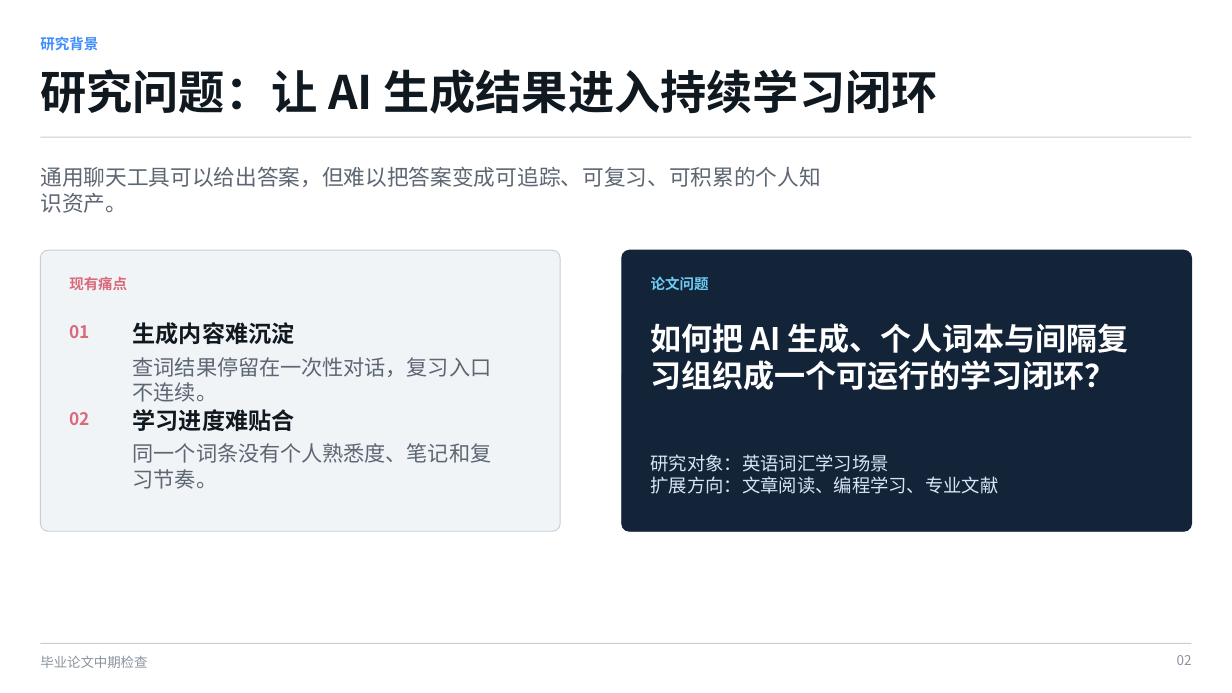
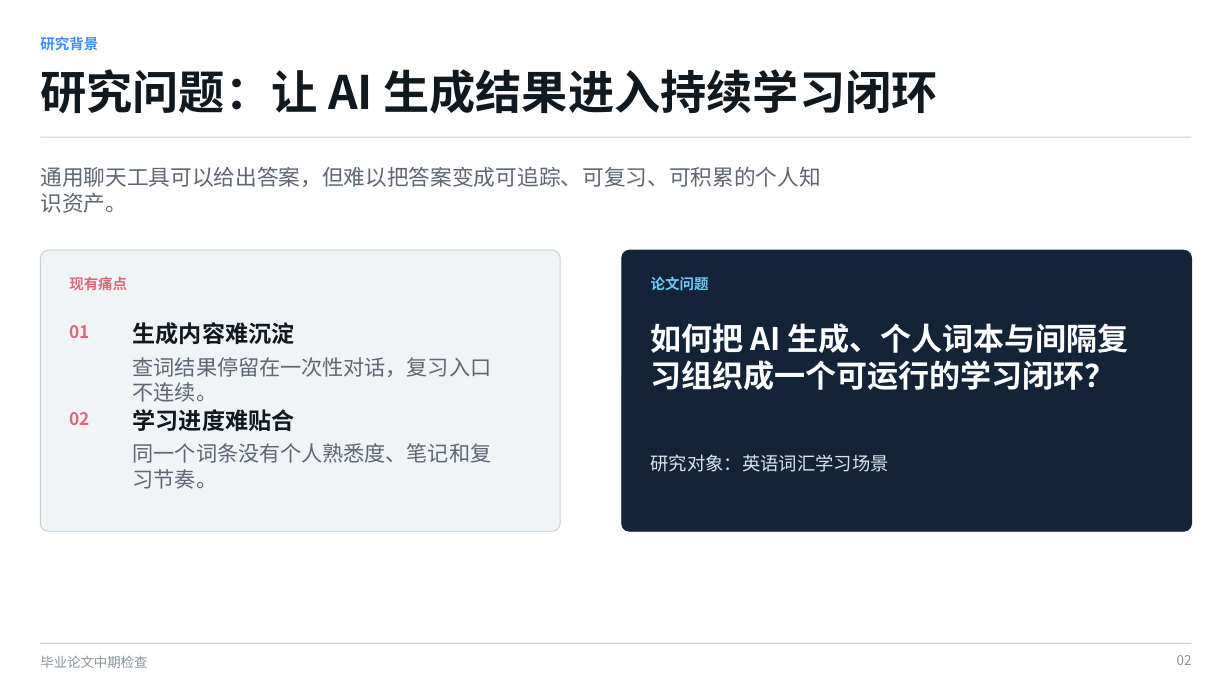
Before and after one commit to erghjmncq6643981/demo-2026, a slide deck: slide 2 of chandler26-jdk17-learning-assistant/毕业论文中期检查-智能学习助手.pptx. Drawn at 1232x693 pixels with LibreOffice and Linux fonts; fonts in the diff are those of the drawing. Boxes give left, top, right and bottom in pixels: in the first picture for what was removed or moved away, otherwise in the second. Text is boxed around its words. In the diff, an @@ line names an element or a change of style, - is before the commit and + after.

```diff
--- a/chandler26-jdk17-learning-assistant/毕业论文中期检查-智能学习助手.pptx
+++ b/chandler26-jdk17-learning-assistant/毕业论文中期检查-智能学习助手.pptx
@@ text at [651,476,999,494]: paragraph removed @@
-扩展方向：文章阅读、编程学习、专业文献
```
Also in this commit, not shown: 3 other slides changed, 24 other files.
